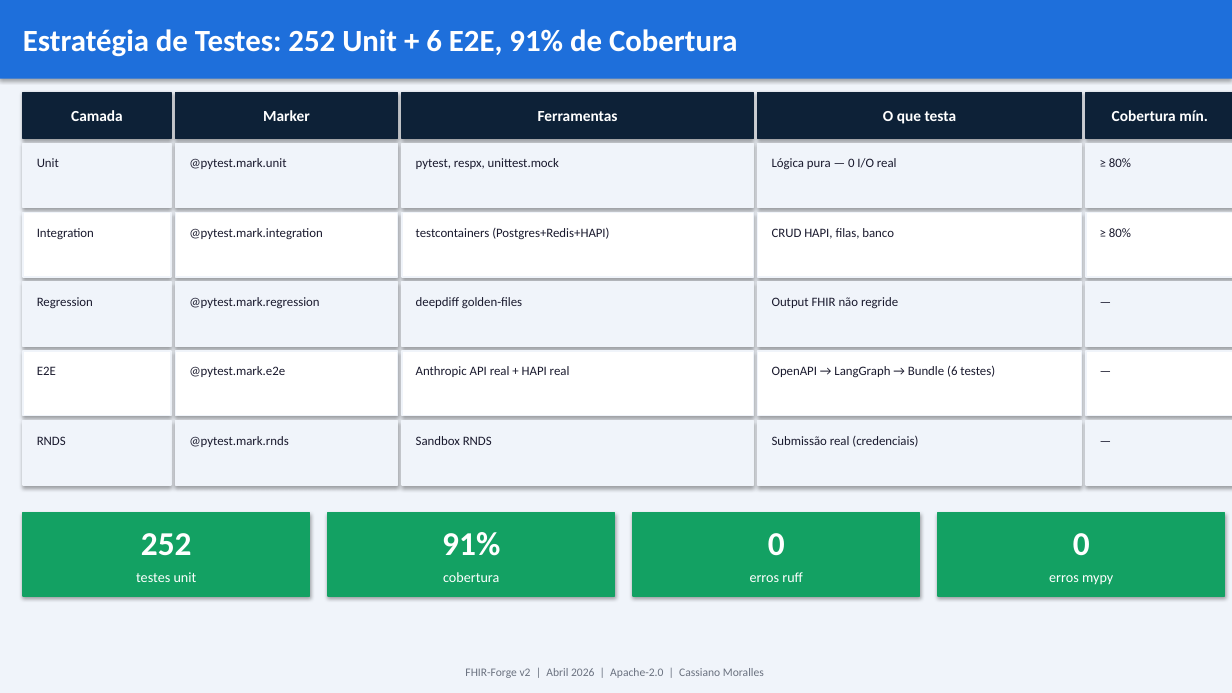
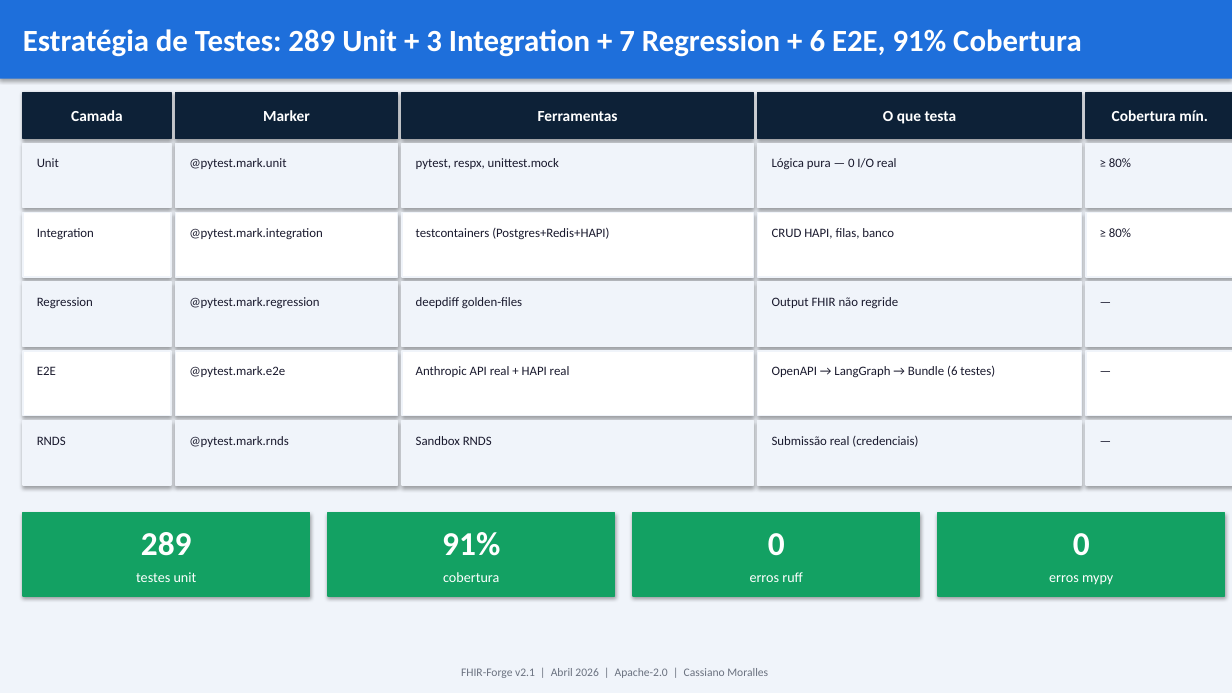
Before and after one commit to cass782019/API2FHIR, a slide deck: slide 15 of docs/fhir-forge-arquitetura.pptx. Drawn at 1232x693 pixels with LibreOffice and Linux fonts; fonts in the diff are those of the drawing. Boxes give left, top, right and bottom in pixels: in the first picture for what was removed or moved away, otherwise in the second. Text is boxed around its words. In the diff, an @@ line names an element or a change of style, - is before the commit and + after.

```diff
--- a/docs/fhir-forge-arquitetura.pptx
+++ b/docs/fhir-forge-arquitetura.pptx
@@ text in rectangle at (23, 29, 1081, 57): text changed @@
-Estratégia de Testes: 252 Unit + 6 E2E, 91% de Cobertura
+Estratégia de Testes: 289 Unit + 3 Integration + 7 Regression + 6 E2E, 91% Cobertura
@@ text at (141, 532, 192, 556): text changed @@
-252
+289
@@ text at (461, 668, 768, 678): text changed @@
-FHIR-Forge v2 | Abril 2026 | Apache-2.0 | Cassiano Moralles
+FHIR-Forge v2.1 | Abril 2026 | Apache-2.0 | Cassiano Moralles
```
Also in this commit, not shown: 15 other slides changed, 3 other files.
